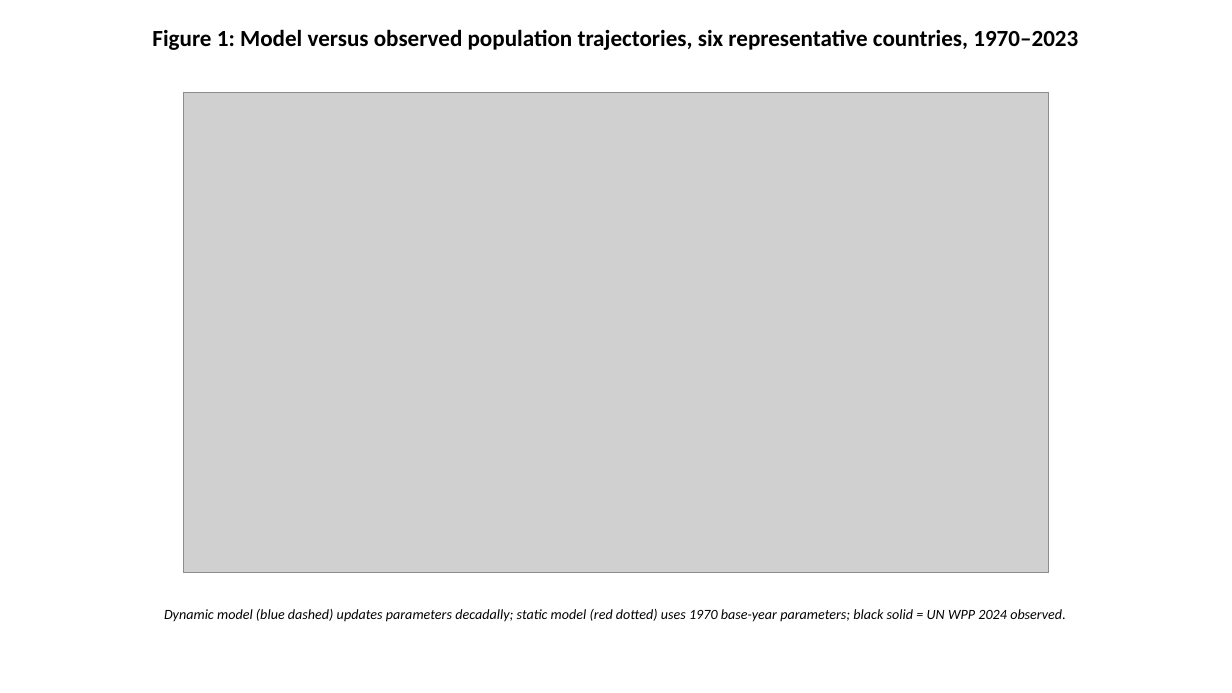
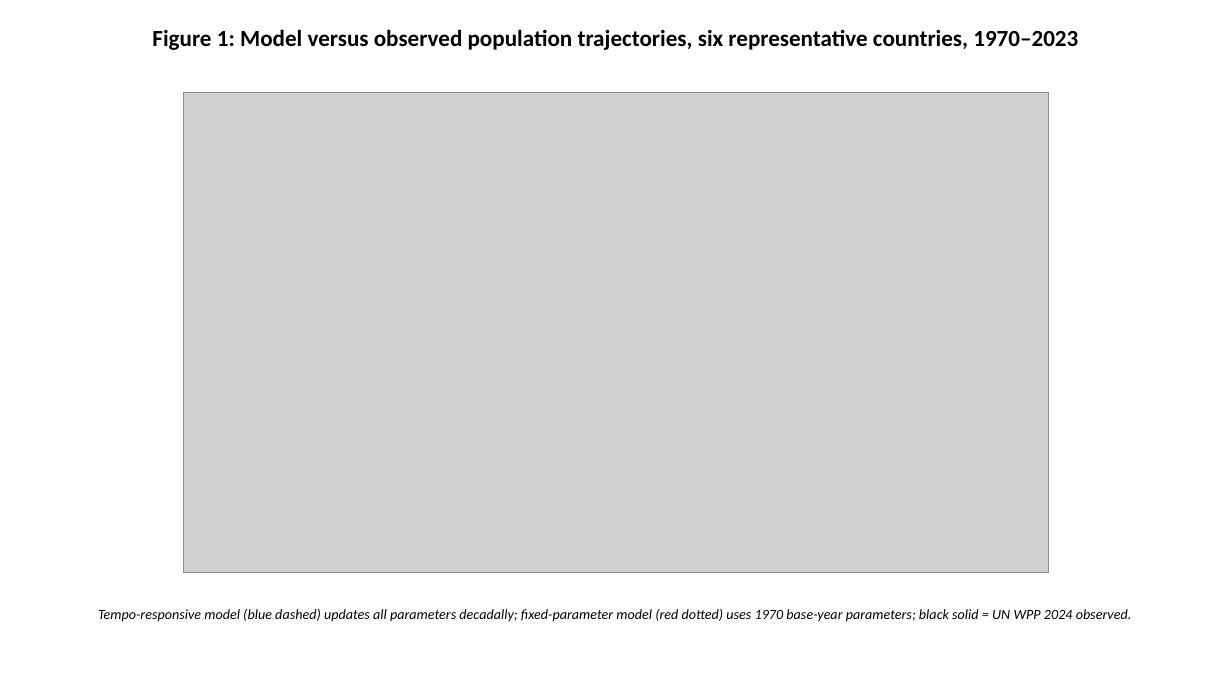
Before and after one commit to bougtoir/kotha-rct-decomposition, a slide deck: slide 1 of tempo-effect-paper/manuscripts/PopStudies_Figures_EN.pptx. Drawn at 1232x693 pixels with LibreOffice and Linux fonts; fonts in the diff are those of the drawing; grey boxes stand for pictures. Boxes give left, top, right and bottom in pixels: in the first picture for what was removed or moved away, otherwise in the second. Text is boxed around its words. In the diff, an @@ line names an element or a change of style, - is before the commit and + after.

```diff
--- a/tempo-effect-paper/manuscripts/PopStudies_Figures_EN.pptx
+++ b/tempo-effect-paper/manuscripts/PopStudies_Figures_EN.pptx
@@ text at (98, 609, 1132, 622): text changed @@
-Dynamic model (blue dashed) updates parameters decadally; static model (red dotted) uses 1970 base-year parameters; black solid = UN WPP 2024 observed.
+Tempo-responsive model (blue dashed) updates all parameters decadally; fixed-parameter model (red dotted) uses 1970 base-year parameters; black solid = UN WPP 2024 observed.
```
Also in this commit, not shown: 3 other slides changed, 5 other files.
